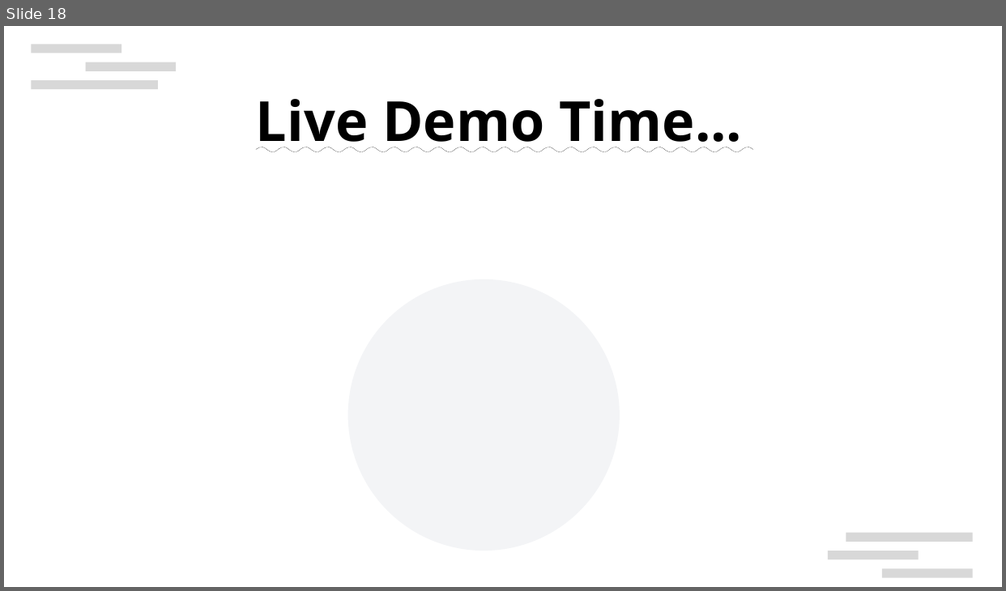
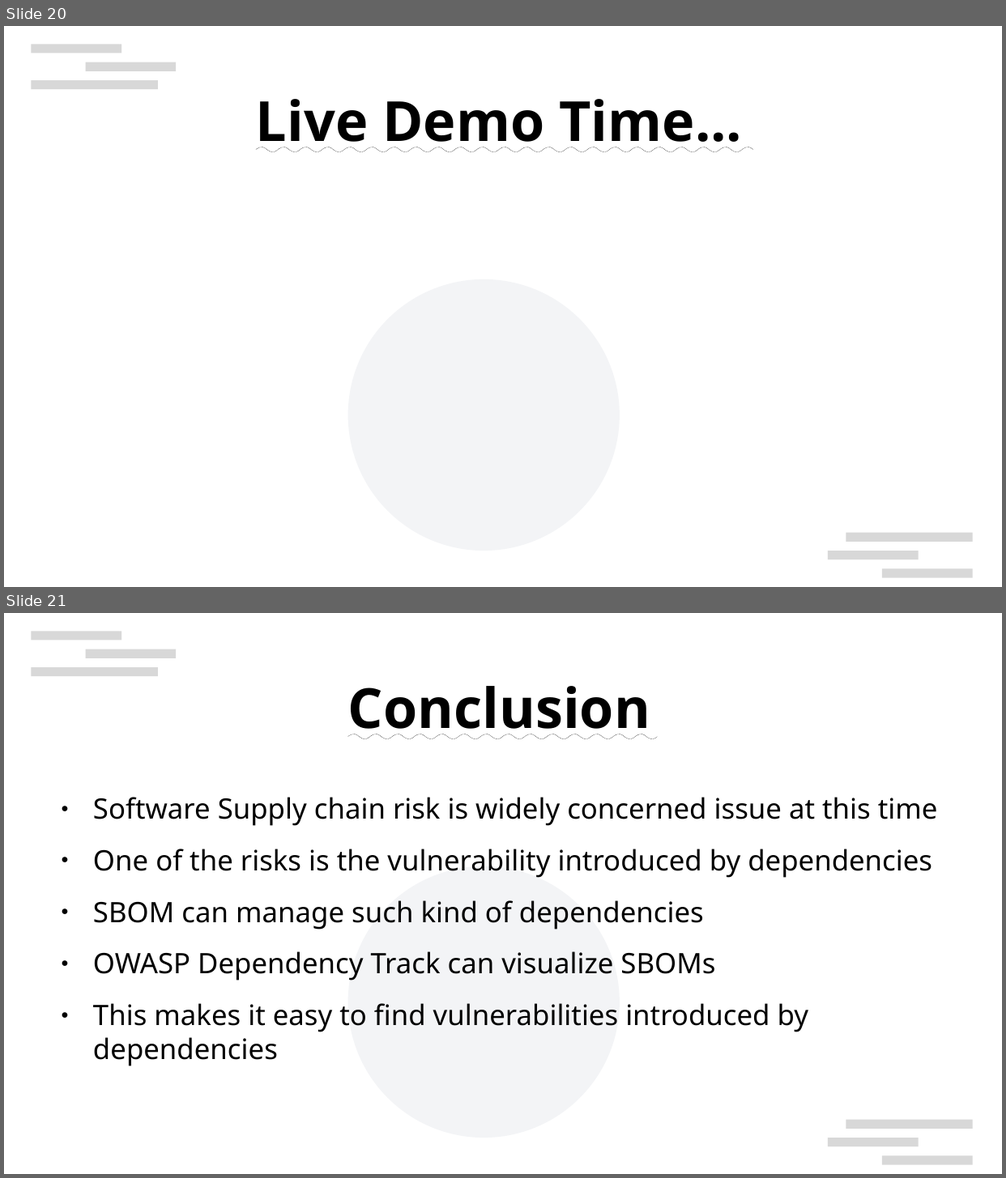
Before and after one commit to naruoga/presentations, a slide deck: COSCUP2024_SupplyChainIssue.odp. Shown one above the other, each under a label of ours: slide 18 before the commit, slides 20 and 21 after it. The pictures are 1006x591 and 1006x1178 pixels, drawn with LibreOffice and Linux fonts; fonts in the diff are those of the drawing; background and template pictures are left out. Boxes give left, top, right and bottom in pixels: in the first picture for what was removed or moved away, otherwise in the second. Text is boxed around its words. In the diff, an @@ line names an element or a change of style, - is before the commit and + after.

Commit message:
SupplyChainIssue: Update to use cdxgen

```diff
--- a/COSCUP2024_SupplyChainIssue.odp
+++ b/COSCUP2024_SupplyChainIssue.odp
@@ slide 21 added at (x1=4, y1=613, x2=1002, y2=1174), background #FFFFFF; not listed: 7 template elements that a slide beside it also shows @@
@@ title added at (x1=348, y1=686, x2=650, y2=739), 44 pt, text #000000, bold, underline @@
+Conclusion
@@ text added at (x1=93, y1=797, x2=938, y2=1067), 22.4 pt, text #000000 @@
+● Software Supply chain risk is widely concerned issue at this time
+● One of the risks is the vulnerability introduced by dependencies
+● SBOM can manage such kind of dependencies
+● OWASP Dependency Track can visualize SBOMs
+● This makes it easy to find vulnerabilities introduced by dependencies
@@ what was slide 18 is now slide 20 @@
```
Also in this commit, not shown: 2 slides changed, 2 other slides added.
